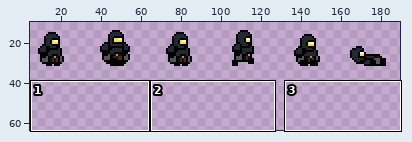
Two versions of one sprite sheet, SteelPurge/assets/texture/soldier.png. The picture above shows the old version from afar; the outline marks the close-up.
Close-up. As it was:
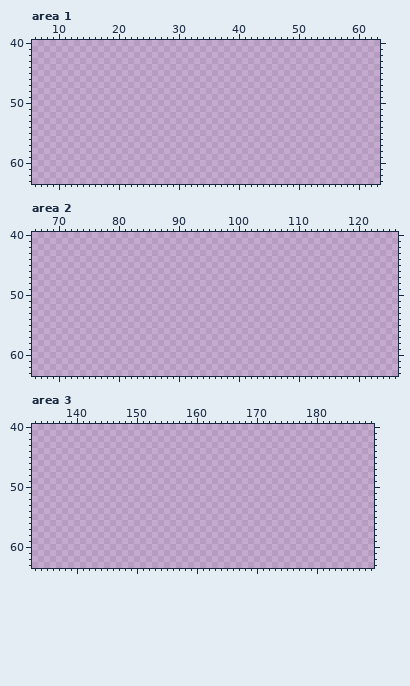
The file is 108x18 pixels. Colours within 5 levels of each other are drawn and written as one. Shown: area 1: x 6..63, y 40..63; area 2: x 66..126, y 40..63; area 3: x 133..189, y 40..63. The old version is drawn lined up with the new one. The wide view leaves out empty margins.
After:
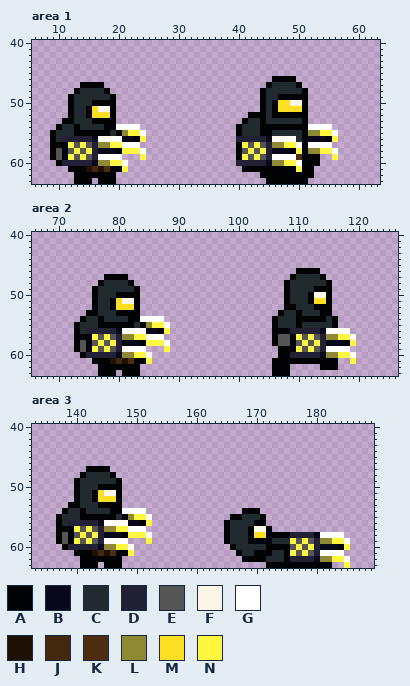
Palette (. is transparent): A #000204  B #09071a  C #212a2e  D #222034  E #555555  F #fcf6e9  G #ffffff  H #1e1104  J #44280d  K #4c2d0f  L #8d8934  M #fcdf23  N #fff63f
From the commit log: integrating weapon into player sprite
Difference:
canvas 108x18 -> 192x64; drawings rearranged on the sheet (the old picture shows each at its new place)
--- area 1
@@ x 6..63 @@
 45 ..........................................................
-46 ..........................................................
-47 ..........................................................
-48 ..........................................................
-49 ..........................................................
-50 ..........................................................
-51 ..........................................................
-52 ..........................................................
-53 ..........................................................
-54 ..........................................................
-55 ..........................................................
-56 ..........................................................
-57 ..........................................................
-58 ..........................................................
-59 ..........................................................
-60 ..........................................................
-61 ..........................................................
-62 ..........................................................
-63 ..........................................................
+46 ........................................AAAA..............
+47 ........AAAA...........................ACCCCA.............
+48 .......ACCCCA.........................ACCCCCCA............
+49 ......ACCCCCCA........................ACCAAAAA............
+50 ......ACCCAAAA........................ACAMMFFA............
+51 ......ACCAMFFA........................ACAMMMMA............
+52 ......ACCAMMMA......................AAACAAAAAA............
+53 .....AACCCAAAA.....................ACCACCCCCCA............
+54 ....ACCACCCCAAGGGG................ACCCAAAAAAAAGGGG........
+55 ...ACCCAAAAAACALNNG...............ACCCAACCCCCALLNNG.......
+56 ...ACDDDDDBGGGGBBAN...............DDDDDBGGGGCABBBAN.......
+57 ...AAANENEDLLNNGGG................ANENEDLLNNGAGGGG........
+58 ...AEAENENDBBBANNNG...............AENENDBBBANALLNNG.......
+59 ...AEANENEDGGGG...N...............ANENEDGGGGKAAA..N.......
+60 ....ADDDDDBLLNNG..................DDDDDBLLNNGAAA..........
+61 ......AAAHJHKAAN...................AAAAAAAAANAA...........
+62 .......AAAAAAA........................AAAAAAAAA...........
+63 .......AAA.AAA.........................AAAAAAA............
--- area 2
@@ x 66..126 @@
 45 .............................................................
-46 .............................................................
-47 .............................................................
-48 .............................................................
-49 .............................................................
-50 .............................................................
-51 .............................................................
-52 .............................................................
-53 .............................................................
-54 .............................................................
-55 .............................................................
-56 .............................................................
-57 .............................................................
-58 .............................................................
-59 .............................................................
-60 .............................................................
-61 .............................................................
-62 .............................................................
-63 .............................................................
+46 ............................................AAAA.............
+47 ............AAAA...........................ACCCCA............
+48 ...........ACCCCA.........................ACCCCCCA...........
+49 ..........ACCCCCCA........................ACCCCAAA...........
+50 ..........ACCCAAAA........................ACCCAFFA...........
+51 ..........ACCAMFFA........................ACCCAMMA...........
+52 ..........ACCAMMMA........................AACCCAAA...........
+53 .........AACCCAAAA.......................ACCACCCAA...........
+54 ........ACCACCCCAAGGGG..................ACCCAAAAACA..........
+55 .......ACCCAAAAAACALNNG.................ACCCACCCCCA..........
+56 .......ACDDDDDBGGGGBBAN.................AAADDDDDBGGGG........
+57 .......AAANENEDLLNNGGG..................AEEANENEDLLNNG.......
+58 .......AEAENENDBBBANNNG.................AEEAENENDBBBAN.......
+59 .......AEANENEDGGGG...N..................AAANENEDGGGG........
+60 ........ADDDDDBLLNNG.....................AADDDDDBLLNNG.......
+61 ..........AAAHJHKAAN....................AAAAAAAAAAA..N.......
+62 ...........AAAAAAA......................AAA.....AAA..........
+63 ...........AAA.AAA......................AAA..................
--- area 3
@@ x 133..189 @@
 46 .........................................................
-47 .........................................................
-48 .........................................................
-49 .........................................................
-50 .........................................................
-51 .........................................................
-52 .........................................................
-53 .........................................................
-54 .........................................................
-55 .........................................................
-56 .........................................................
-57 .........................................................
-58 .........................................................
-59 .........................................................
-60 .........................................................
-61 .........................................................
-62 .........................................................
-63 .........................................................
+47 .........AAAA............................................
+48 ........ACCCCA...........................................
+49 .......ACCCCCCA..........................................
+50 .......ACCCAAAA..........................................
+51 .......ACCAMFFA..........................................
+52 .......ACCAMMMA..........................................
+53 ......AACCCAAAA..........................................
+54 .....ACCACCCCAAGGGG................AAA...................
+55 ....ACCCAAAAAACALNNG.............AACCCA..................
+56 ....ACDDDDDBGGGGBBAN............ACCCCAA..................
+57 ....AAANENEDLLNNGGG.............ACCCAFFA.................
+58 ....AEAENENDBBBANNNG............ACCCAMMAAAADDDDBGGGG.....
+59 ....AEANENEDGGGG...N............ACCCAAAACCCNENEDLLNNG....
+60 .....ADDDDDBLLNNG................ACCCCCAAAAENENDBBBAN....
+61 .......AAAHJHKAAN.................ACCAAACCANENEDGGGG.....
+62 ........AAAAAAA....................AAAACCCADDDDBLLNNG....
+63 ........AAA.AAA........................AAAAAAAAAAA..N....
